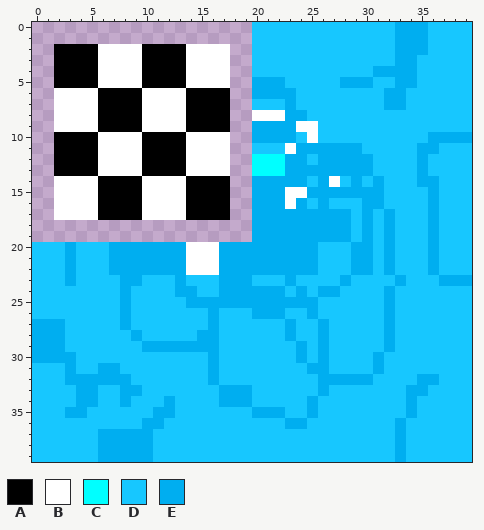
Edited in one commit: pixel-art sprite (Penguino/tilesets/Penguine/output_tileset.png). Above, as it was before the edit.
The file is 40x40 pixels. Colours within 5 levels of each other are drawn and written as one.
Palette (. is transparent): A #000000  B #ffffff  C #00ffff  D #17c7ff  E #00aef0
Pixels before, first column x 0:
 0 ....................DDDDDDDDDDDDDEEEDDDD
 1 ....................DDDDDDDDDDDDDEEEDDDD
 2 ..AAAABBBBAAAABBBB..DDDDDDDDDDDDDEEEDDDD
 3 ..AAAABBBBAAAABBBB..DDDDDDDDDDDDDEEDDDDD
 4 ..AAAABBBBAAAABBBB..DDDDDDDDDDDEEEEDDDDD
 5 ..AAAABBBBAAAABBBB..EEEDDDDDEEEDDEEDDDDD
 6 ..BBBBAAAABBBBAAAA..EEEEDDDDDDDDEEDDDDDD
 7 ..BBBBAAAABBBBAAAA..DDDEDDDDDDDDEEDDDDDD
 8 ..BBBBAAAABBBBAAAA..BBBEEDDDDDDDDDDDDDDD
 9 ..BBBBAAAABBBBAAAA..EEEEBBDDDDDDDDDDDDDD
10 ..AAAABBBBAAAABBBB..EEEEDBDDDDDDDDDDEEEE
11 ..AAAABBBBAAAABBBB..DDDBEEEEEEDDDDDEEDDD
12 ..AAAABBBBAAAABBBB..CCCEEDEEEEEDDDDEDDDD
13 ..AAAABBBBAAAABBBB..CCCEEEEEEEEDDDDEDDDD
14 ..BBBBAAAABBBBAAAA..EEEEEDEBDEDEDDDEEDDD
15 ..BBBBAAAABBBBAAAA..EEEBBEEEEEEEDDDDEDDD
16 ..BBBBAAAABBBBAAAA..EEEBEDEDDDEEDDDDEDDD
17 ..BBBBAAAABBBBAAAA..EEEEEEEEEDEDEDDDEDDD
18 ....................EEEEEEEEEDEDEDDDEDDD
19 ....................EEEEEEEEEDEDEDDDEDDD
20 DDDEDDDEEEEEEEBBBEEEEEEEEEDDDEEDEDDDEDDD
21 DDDEDDDEEEEEEEBBBEEEEEEEEEDDDEEDEDDDEDDD
22 DDDEDDDEEEEEEEBBBEEEEEEEEEDDDEEDEDDDEDDD
23 DDDEDDDDEEDDDEDDDEEEDDDEDDDDEDDDDEDDDEEE
24 DDDDDDDDEDDDDEEDDEEEEEEDEDEEDDDDEDDDDDDD
25 DDDDDDDDEDDDDDEEEEEEEEEEEEDDDDDDEDDDDDDD
26 DDDDDDDDEDDDDDDDEDDDEEEDDEDDDDDDEDDDDDDD
27 EEEDDDDDEDDDDDDDEDDDDDDEDDEDDDDDEDDDDDDD
28 EEEDDDDDDEDDDDDEEDDDDDDEDDEDDDDDEDDDDDDD
29 EEEDDDDDDDEEEEEEEDDDDDDDEDEDDDDDEDDDDDDD
30 EEEEDDDDDDDDDDDDEDDDDDDDEDEDDDDEDDDDDDDD
31 DDDEDDEEDDDDDDDDEDDDDDDDDEEDDDDEDDDDDDDD
32 DDDEEEEEEDDDDDDDEDDDDDDDDDEEEEEDDDDEEDDD
33 DDDDEEDDEEDDDDDDDEEEDDDDDDEDDDDDDDEEDDDD
34 DDDDEEDDEDDDEDDDDEEEDDDDDEDDDDDDDDEDDDDD
35 DDDEEDDDDDDEEDDDDDDDEEEDDEDDDDDDDDEDDDDD
36 DDDDDDDDDDEEDDDDDDDDDDDEEDDDDDDDDEDDDDDD
37 DDDDDDEEEEEDDDDDDDDDDDDDDDDDDDDDDEDDDDDD
38 DDDDDDEEEEEDDDDDDDDDDDDDDDDDDDDDDEDDDDDD
39 DDDDDDEEEEEDDDDDDDDDDDDDDDDDDDDDDEDDDDDD
And afterwards:
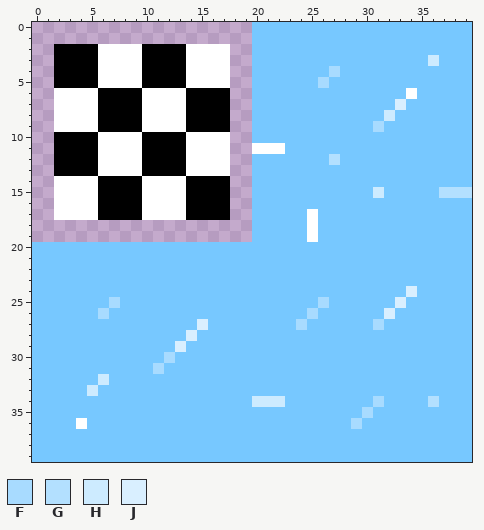
Colours new in this view: F #a8dbff  G #b3e0ff  H #cdebff  J #d9efff
Edits made:
colour D: #17c7ff -> #77c8ff
Changed rows in their new state; - is a pixel that keeps its letter.
first column x 0:
 0 ---------------------------------DDD----
 1 ---------------------------------DDD----
 2 ---------------------------------DDD----
 3 ---------------------------------DD-H---
 4 ---------------------------F---DDDD-----
 5 --------------------DDD---F-DDD--DD-----
 6 --------------------DDDD--------DDB-----
 7 -----------------------D--------DJ------
 8 --------------------DDDDD-------H-------
 9 --------------------DDDDDD-----F--------
10 --------------------DDDD-D----------DDDD
11 --------------------BBBDDDDDDD-----DD---
12 --------------------DDDDD-DGDDD----D----
13 --------------------DDDDDDDDDDD----D----
14 --------------------DDDDD-DD-D-D---DD---
15 --------------------DDDDDDDDDDDH----DGGG
16 --------------------DDDDD-D---DD----D---
17 --------------------DDDDDBDDD-D-D---D---
18 --------------------DDDDDBDDD-D-D---D---
19 --------------------DDDDDBDDD-D-D---D---
20 ---D---DDDDDDDDDDDDDDDDDDD---DD-D---D---
21 ---D---DDDDDDDDDDDDDDDDDDD---DD-D---D---
22 ---D---DDDDDDDDDDDDDDDDDDD---DD-D---D---
23 ---D----DD---D---DDD---D----D----D---DDD
24 --------D----DD--DDDDDD-D-DD----D-J-----
25 -------FD-----DDDDDDDDDDDDF-----DJ------
26 ------F-D-------D---DDD--F------J-------
27 DDD-----D------JD------DF-D----FD-------
28 DDD------D----JDD------D--D-----D-------
29 DDD-------DDDJDDD-------D-D-----D-------
30 DDDD--------F---D-------D-D----D--------
31 ---D--DD---F----D--------DD----D--------
32 ---DDDHDD-------D---------DDDDD----DD---
33 ----DH--DD-------DDD------D-------DD----
34 ----DD--D---D----DDDHHH--D-----F--D-G---
35 ---DD------DD-------DDD--D----F---D-----
36 ----B-----DD-----------DD----F---D------
37 ------DDDDD----------------------D------
38 ------DDDDD----------------------D------
39 ------DDDDD----------------------D------
